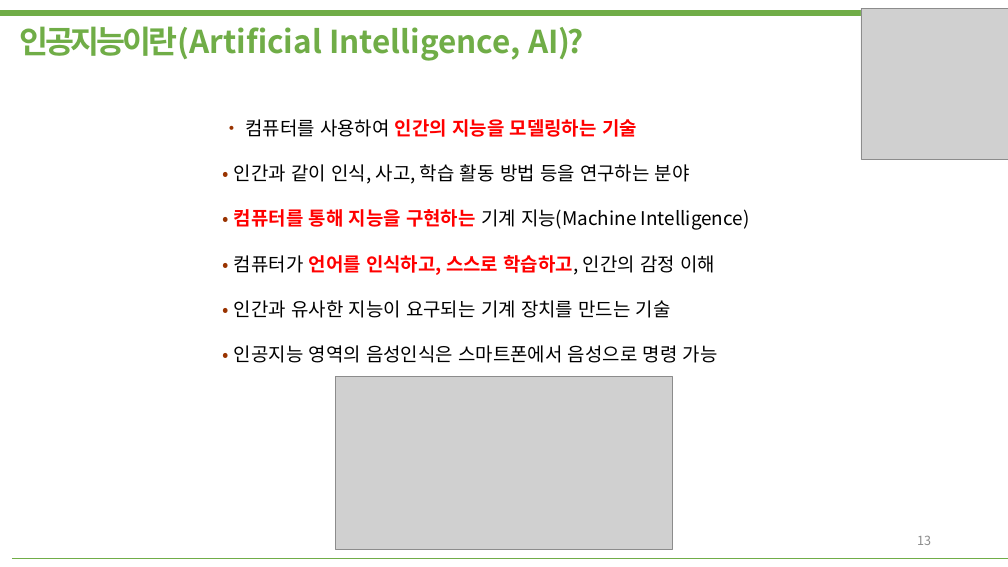
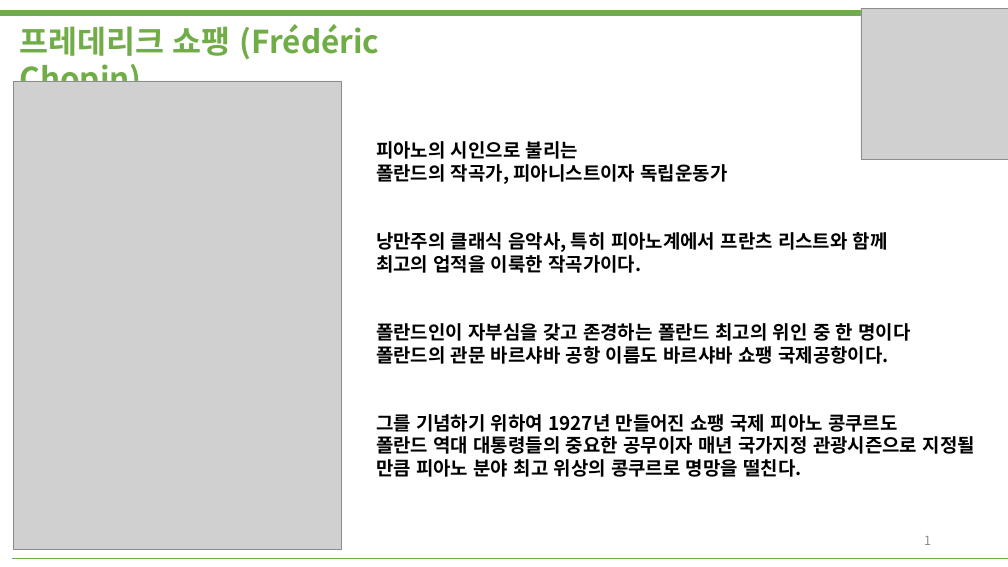
Before and after one commit to bumcoding/GAN_Indicators, a slide deck: slide 2 of PPT/12.13일 발표_박범찬.pptx. Drawn at 1008x567 pixels with LibreOffice and Linux fonts; fonts in the diff are those of the drawing; grey boxes stand for pictures. Boxes give left, top, right and bottom in pixels: in the first picture for what was removed or moved away, otherwise in the second. Text is boxed around its words. In the diff, an @@ line names an element or a change of style, - is before the commit and + after.

```diff
--- a/PPT/12.13일 발표_박범찬.pptx
+++ b/PPT/12.13일 발표_박범찬.pptx
@@ text at [19, 24, 380, 82]: text changed @@
-인공지능이란(Artificial Intelligence, AI)?
+프레데리크 쇼팽 (Frédéric Chopin)
@@ picture added at [14, 81, 341, 549] @@
@@ text removed at [234, 119, 750, 363] @@
-• 컴퓨터를 사용하여 인간의 지능을 모델링하는 기술
-• 인간과 같이 인식, 사고, 학습 활동 방법 등을 연구하는 분야
-• 컴퓨터를 통해 지능을 구현하는 기계 지능(Machine Intelligence)
-• 컴퓨터가 언어를 인식하고, 스스로 학습하고, 인간의 감정 이해
-• 인간과 유사한 지능이 요구되는 기계 장치를 만드는 기술
-• 인공지능 영역의 음성인식은 스마트폰에서 음성으로 명령 가능
@@ text added at [376, 141, 975, 477], 18 pt, text #000000, bold @@
+피아노의 시인으로 불리는
+폴란드의 작곡가, 피아니스트이자 독립운동가
+낭만주의 클래식 음악사, 특히 피아노계에서 프란츠 리스트와 함께
+최고의 업적을 이룩한 작곡가이다.
+폴란드인이 자부심을 갖고 존경하는 폴란드 최고의 위인 중 한 명이다
+폴란드의 관문 바르샤바 공항 이름도 바르샤바 쇼팽 국제공항이다.
+그를 기념하기 위하여 1927년 만들어진 쇼팽 국제 피아노 콩쿠르도
+폴란드 역대 대통령들의 중요한 공무이자 매년 국가지정 관광시즌으로 지정될 만큼 피아노 분야 최고 위상의 콩쿠르로 명망을 떨친다.
@@ picture removed at [335, 377, 673, 549] @@
@@ text at [924, 536, 931, 545]: text changed @@
-13
+1
```
Also in this commit, not shown: 1 other slide changed, 6 other files.
